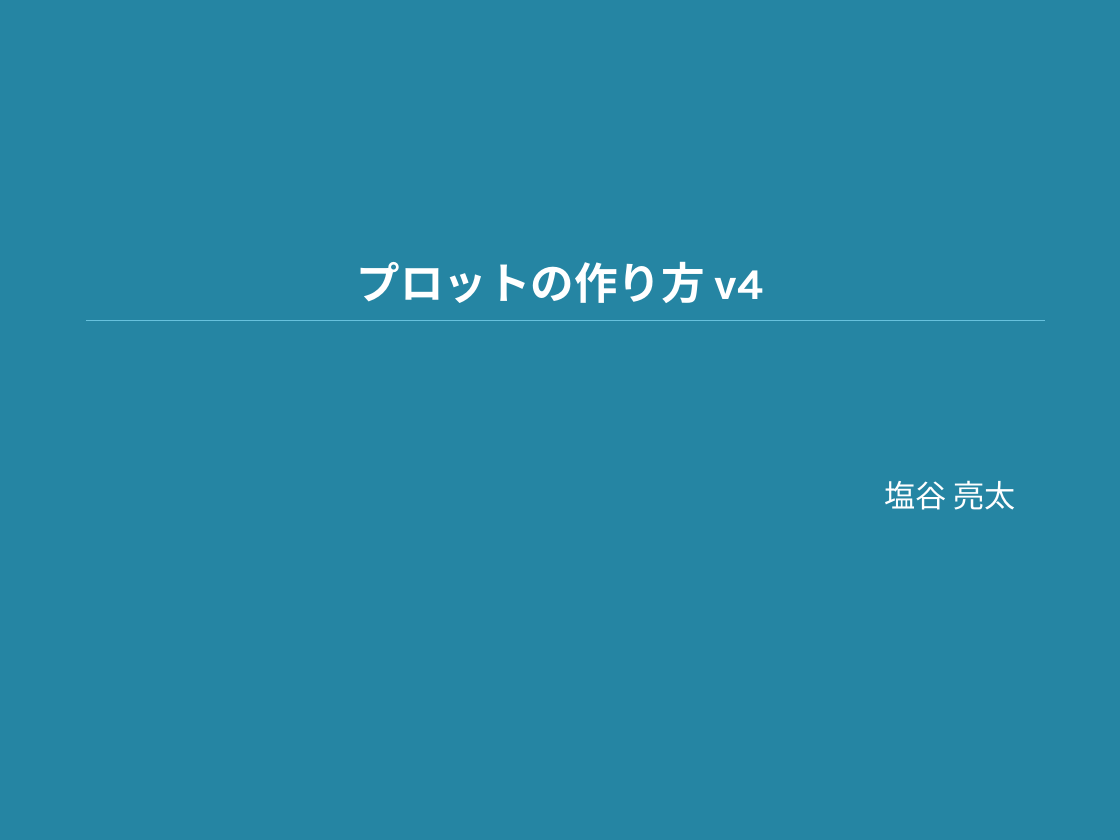
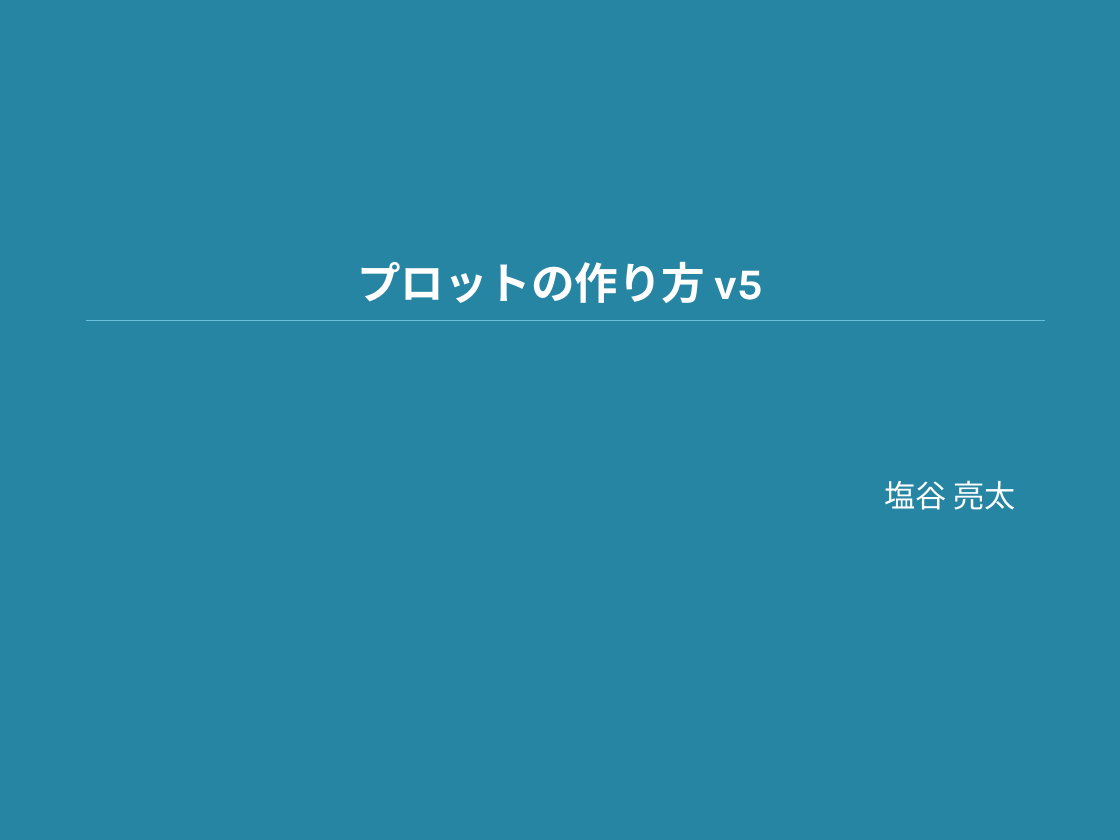
Before and after one commit to shioya-lab/how-to, a slide deck: slide 1 of plot.pptx. Drawn at 1120x840 pixels with LibreOffice and Linux fonts; fonts in the diff are those of the drawing. Boxes give left, top, right and bottom in pixels: in the first picture for what was removed or moved away, otherwise in the second. Text is boxed around its words. In the diff, an @@ line names an element or a change of style, - is before the commit and + after.

```diff
--- a/plot.pptx
+++ b/plot.pptx
@@ title at [357,261,763,303]: text changed @@
-プロットの作り方 v4
+プロットの作り方 v5
```
Also in this commit, not shown: 9 other slides changed, 1 other file.
